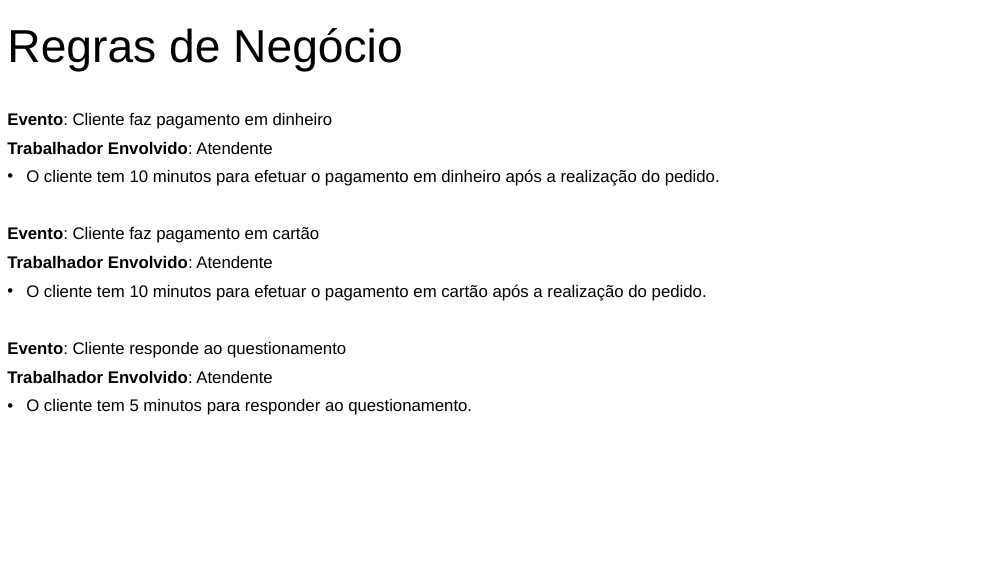
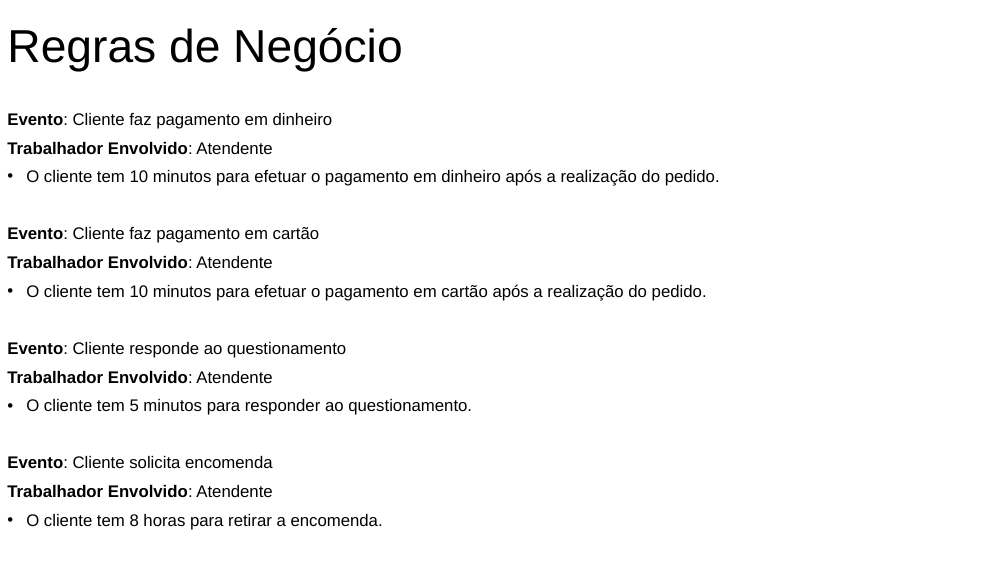
Before and after one commit to Felipe1901648/OPE, a slide deck: slide 1 of 19 - Regras de Negócio.pptx. Drawn at 1008x567 pixels with LibreOffice and Linux fonts; fonts in the diff are those of the drawing. Boxes give left, top, right and bottom in pixels: in the first picture for what was removed or moved away, otherwise in the second. Text is boxed around its words. In the diff, an @@ line names an element or a change of style, - is before the commit and + after.

```diff
--- a/19 - Regras de Negócio.pptx
+++ b/19 - Regras de Negócio.pptx
@@ text at (7,456,383,530): paragraphs added @@
+Evento: Cliente solicita encomenda
+Trabalhador Envolvido: Atendente
+• O cliente tem 8 horas para retirar a encomenda.
```
Also in this commit, not shown: 3 other files.
